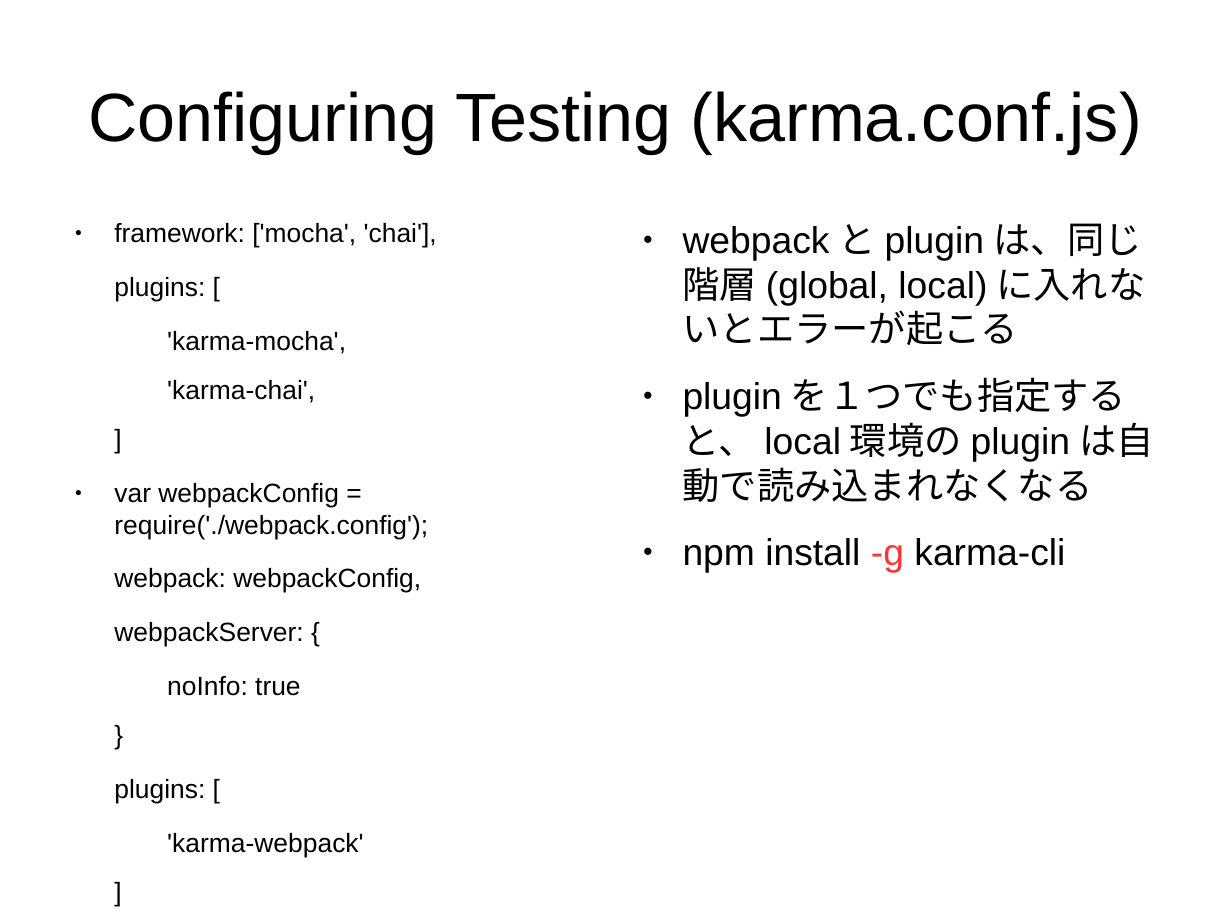
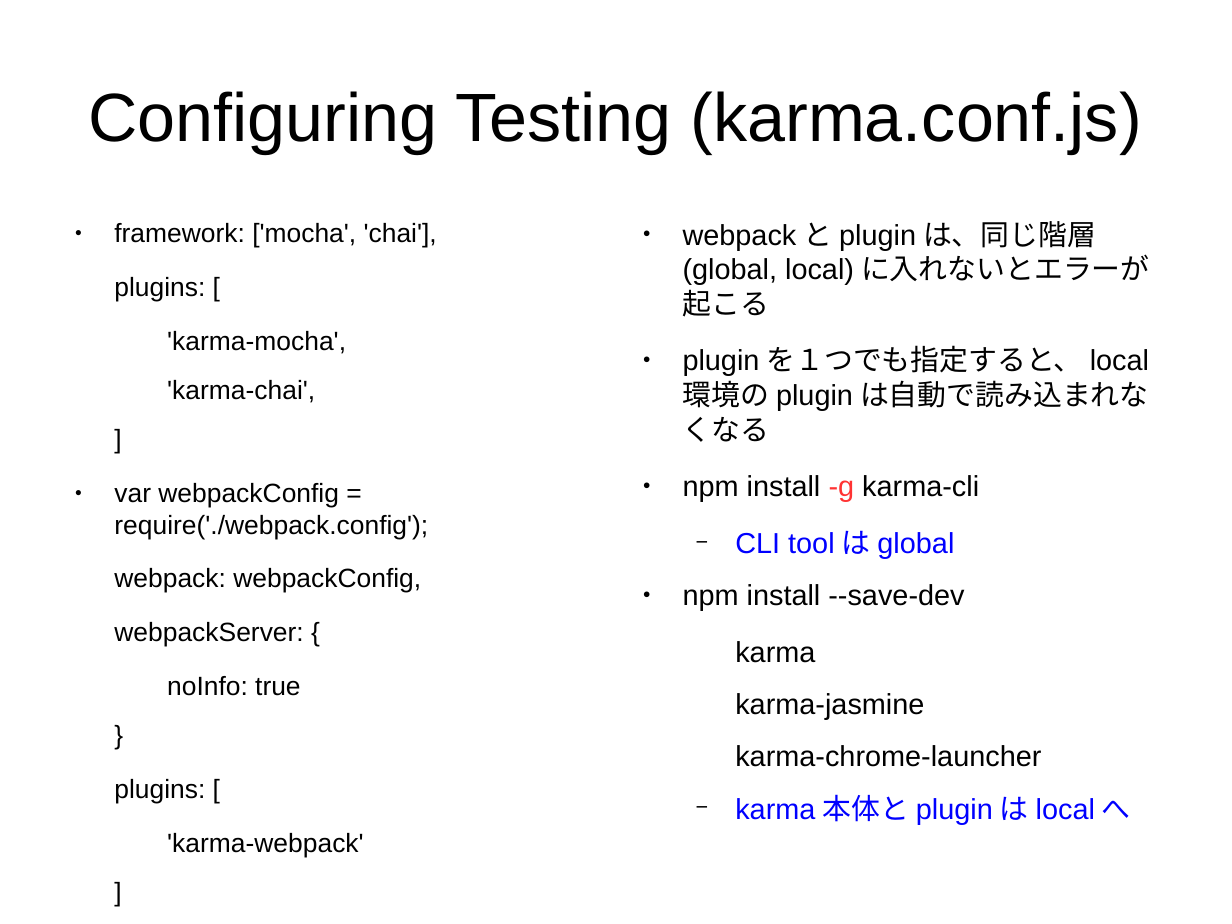
Before and after one commit to sallop/til, a slide deck: slide 20 of cloning-yelp.odp. Drawn at 1232x924 pixels with LibreOffice and Linux fonts; fonts in the diff are those of the drawing. Boxes give left, top, right and bottom in pixels: in the first picture for what was removed or moved away, otherwise in the second. Text is boxed around its words. In the diff, an @@ line names an element or a change of style, - is before the commit and + after.

Commit message:
about tests.webpack.config

```diff
--- a/cloning-yelp.odp
+++ b/cloning-yelp.odp
@@ text at (x1=683, y1=221, x2=1150, y2=502): size 24 to 18.6 pt in "webpackとpluginは、同じ階層(global, local)に入れないとエラーが起こる", "pluginを１つでも指定すると、local環境のpluginは自動で読み込まれなくなる", "npm install -g karma-cli" @@
@@ text at (x1=683, y1=584, x2=1041, y2=767): paragraphs added @@
+  − CLI toolはglobal
+● npm install --save-dev
+  karma
+  karma-jasmine
+  karma-chrome-launcher
+  − karma本体とpluginはlocalへ
```
Also in this commit, not shown: 1 other slide changed.
